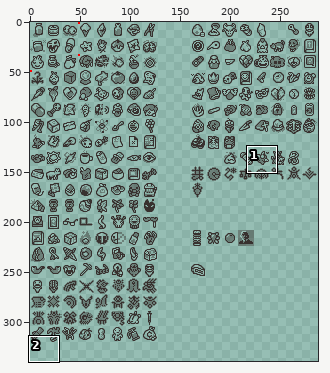
File history of a sprite sheet, content/gfx/death_items.png. The first picture is a wide view before the edit; the outline marks the close-up.
Close-up. The starting point:
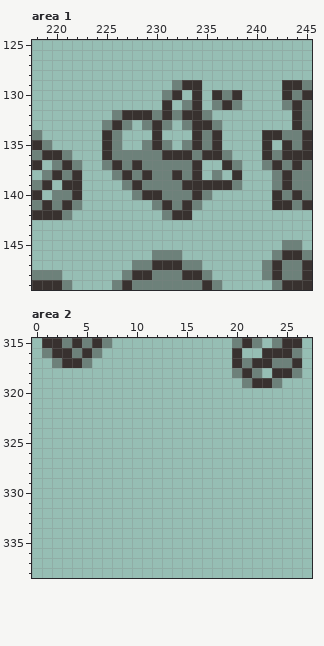
The file is 288x384 pixels. Colours within 5 levels of each other are drawn and written as one. Shown: area 1: x 218..245, y 125..149; area 2: x 0..27, y 315..338. The wide view leaves out empty margins.
Once edited:
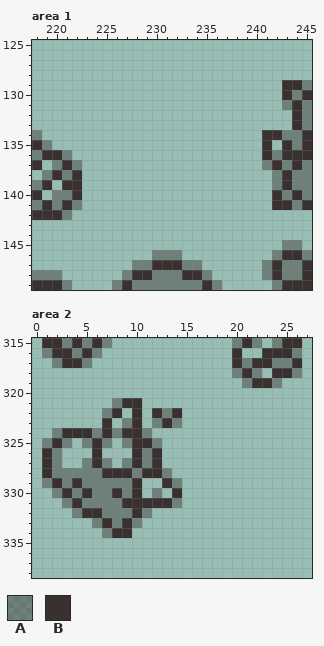
Palette (. is transparent): A #362f2d6d  B #38312f
Changes in this commit:
Area 1:
Colour A is gone in row 129 at x 232; in row 130 at x 231 and 237; in row 131 at x 233, 236 and 238; in row 132 at x 226, 230, 232 and 235; in row 133 at x 225, 227, 229, 231, 233 and 236; in row 134 at x 226 and 235.
Colour A is gone in row 135 at x 226, 229, 231, 233 and 235; in row 136 at x 226 to 230, 234 and 237; in row 137 at x 225, 227, 229 to 233 and 238; in row 138 at x 226, 228, 230 to 231, 233 and 236; in row 139 at x 227, 229 to 232 and 238; in row 140 at x 228, 231 to 233 and 235.
Colour A is gone in row 141 at x 230, 232 and 234; in row 142 at x 231.
Colour B is gone in row 129 at x 233 to 234; in row 130 at x 232, 234, 236 and 238; in row 131 at x 231, 234 and 237; in row 132 at x 227 to 229, 231 and 233 to 234; in row 133 at x 226, 230 and 234 to 235; in rows 134 to 135 at x 225, 230, 234 and 236.
Colour B is gone in row 136 at x 225, 231 to 233 and 235 to 236; in row 137 at x 226, 228, 234 and 237; in row 138 at x 227, 229, 232, 234 and 238; in row 139 at x 228 and 233 to 237; in row 140 at x 229 to 230 and 234; in row 141 at x 231 and 233.
Colour B is gone in row 142 at x 232 to 233.
Area 2:
Colour A is added in row 321 at x 8; in row 322 at x 7 and 13; in row 323 at x 9, 12 and 14; in row 324 at x 2, 6, 8 and 11; in row 325 at x 1, 3, 5, 7, 9 and 12; in row 326 at x 2 and 11.
Colour A is added in row 327 at x 2, 5, 7, 9 and 11; in row 328 at x 2 to 6, 10 and 13; in row 329 at x 1, 3, 5 to 9 and 14; in row 330 at x 2, 4, 6 to 7, 9 and 12; in row 331 at x 3, 5 to 8 and 14; in row 332 at x 4, 7 to 9 and 11.
Colour A is added in row 333 at x 6, 8 and 10; in row 334 at x 7.
Colour B is added in row 321 at x 9 to 10; in row 322 at x 8, 10, 12 and 14; in row 323 at x 7, 10 and 13; in row 324 at x 3 to 5, 7 and 9 to 10; in row 325 at x 2, 6 and 10 to 11; in rows 326 to 327 at x 1, 6, 10 and 12.
Colour B is added in row 328 at x 1, 7 to 9 and 11 to 12; in row 329 at x 2, 4, 10 and 13; in row 330 at x 3, 5, 8, 10 and 14; in row 331 at x 4 and 9 to 13; in row 332 at x 5 to 6 and 10; in row 333 at x 7 and 9.
Colour B is added in row 334 at x 8 to 9.
Boxes around the changes in both close-ups, in picture pixels (x1, y1, x2, y2):
erased: (102, 80, 242, 220)
added: (42, 398, 182, 538)
